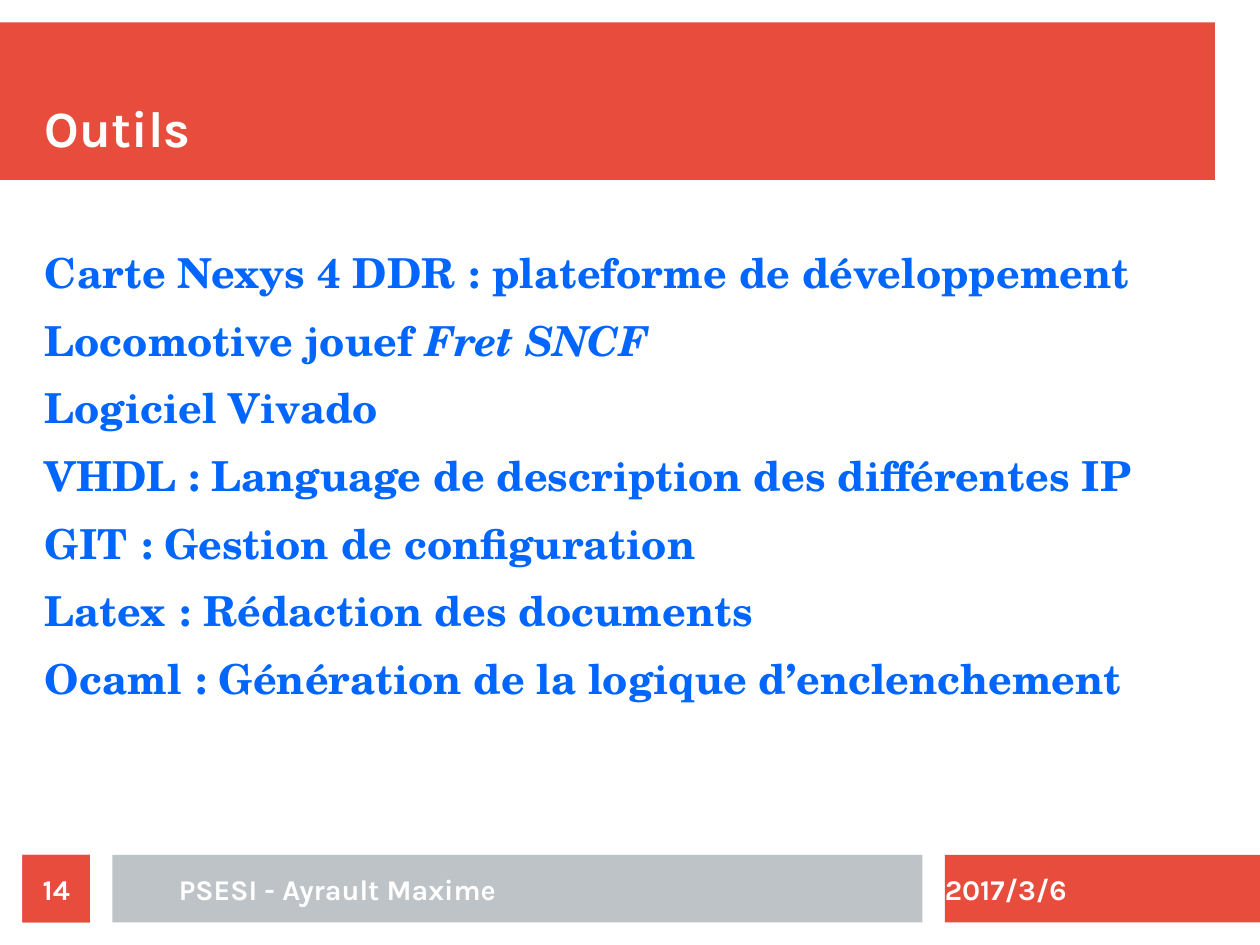
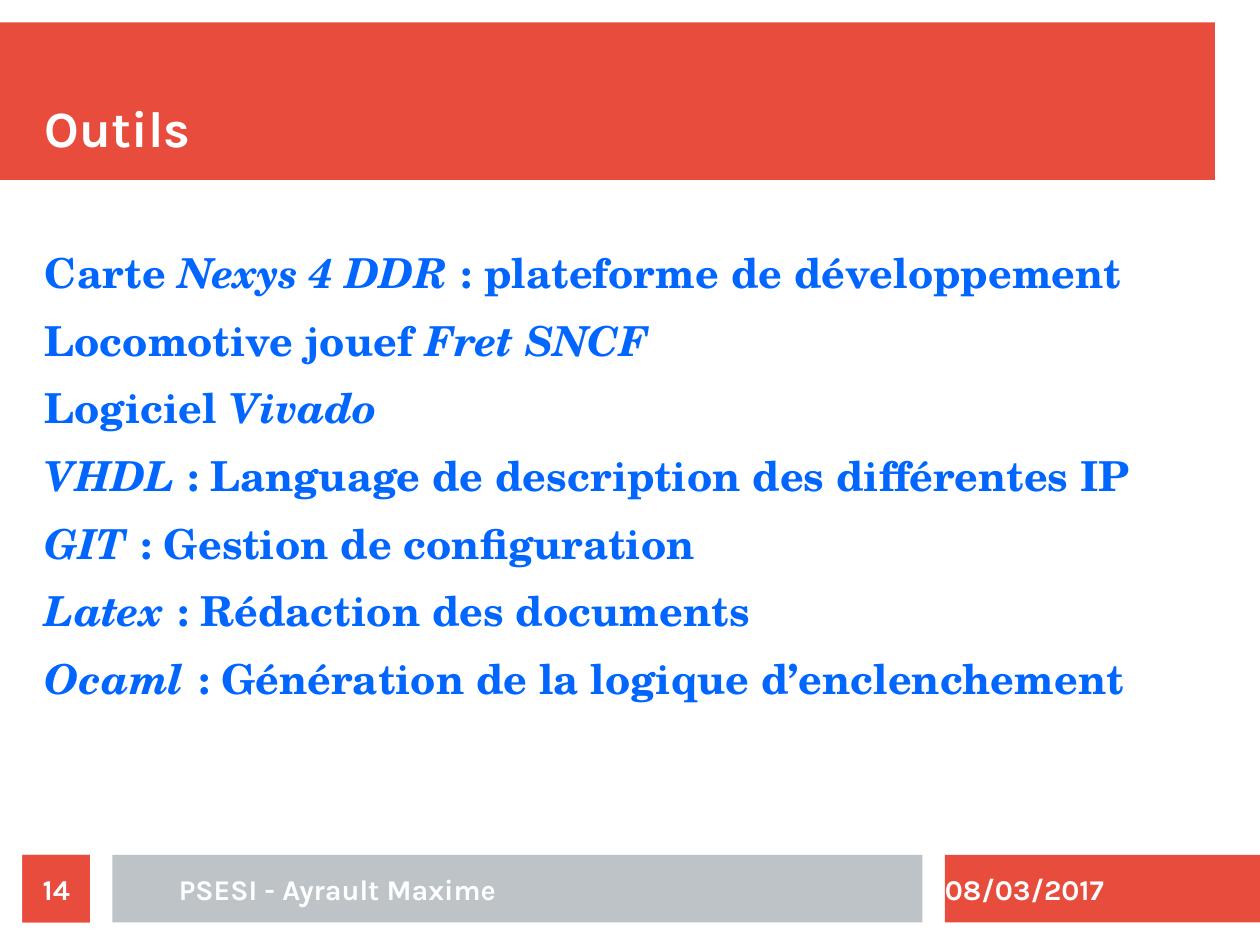
Before and after one commit to maximouth/CBI, a slide deck: slide 14 of Presentation/presentation.odp. Drawn at 1260x945 pixels with LibreOffice and Linux fonts; fonts in the diff are those of the drawing. Boxes give left, top, right and bottom in pixels: in the first picture for what was removed or moved away, otherwise in the second. Text is boxed around its words. In the diff, an @@ line names an element or a change of style, - is before the commit and + after.

```diff
--- a/Presentation/presentation.odp
+++ b/Presentation/presentation.odp
@@ text at bbox=[45, 257, 1130, 703]: italic on in "Nexys 4 DDR", "Vivado", "VHDL", "GIT" and 2 more places @@
@@ text at bbox=[945, 878, 1104, 903]: text changed @@
-2017/3/6
+08/03/2017
```
Also in this commit, not shown: 22 other slides changed, 2 slides added.
